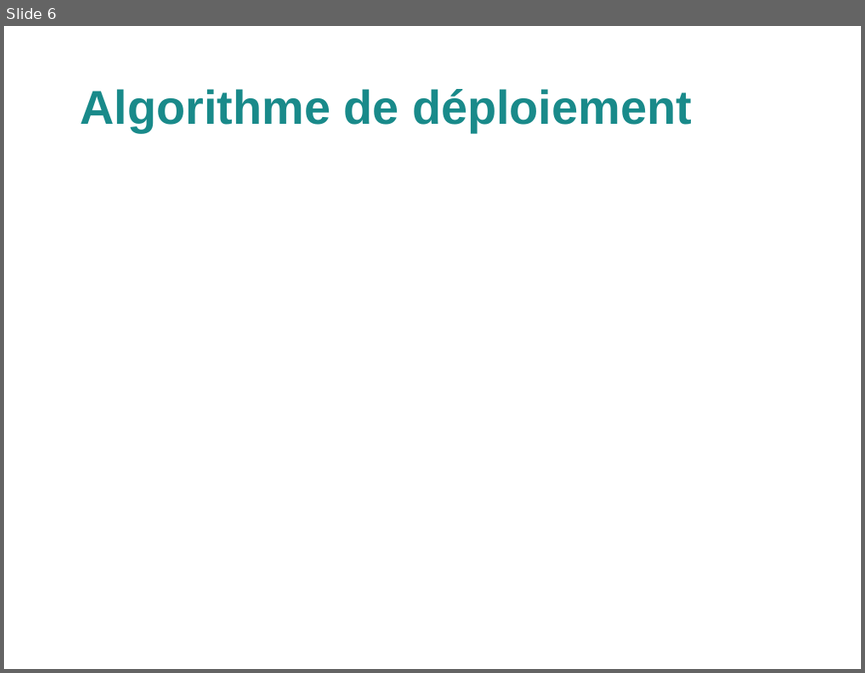
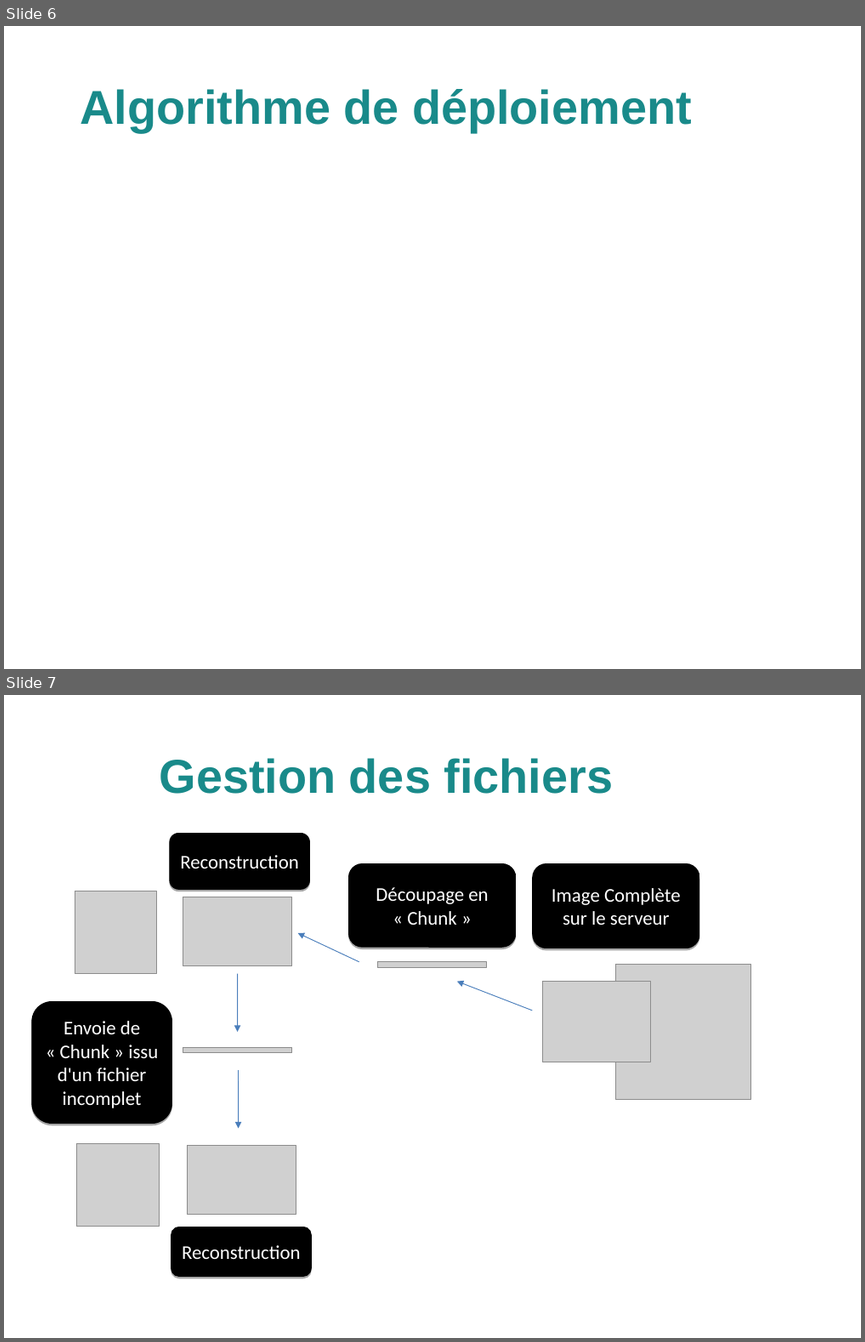
Before and after one commit to 64q/PolyPeer, a slide deck: doc/presentation/polypeer.odp. Shown one above the other, each under a label of ours: slide 6 before the commit, slides 6 and 7 after it. The pictures are 865x673 and 865x1342 pixels, drawn with LibreOffice and Linux fonts; fonts in the diff are those of the drawing; grey boxes stand for pictures; background and template pictures are left out. Boxes give left, top, right and bottom in pixels: in the first picture for what was removed or moved away, otherwise in the second. Text is boxed around its words. In the diff, an @@ line names an element or a change of style, - is before the commit and + after.

```diff
--- a/doc/presentation/polypeer.odp
+++ b/doc/presentation/polypeer.odp
@@ slide 7 added at <box>4,695,861,1338</box>, background picture (left out) @@
@@ title added at <box>160,758,613,794</box>, 44 pt, text #198A8A, bold @@
+Gestion des fichiers
@@ freeform shape added at <box>170,833,310,890</box>, fill #000000, 18 pt, text #FFFFFF @@
+Reconstruction
@@ freeform shape added at <box>348,863,517,947</box>, fill #000000, 18 pt, text #FFFFFF @@
+Découpage en « Chunk »
@@ freeform shape added at <box>532,863,700,949</box>, fill #000000, 18 pt, text #FFFFFF @@
+Image Complète sur le serveur
@@ picture added at <box>75,891,157,973</box> @@
@@ picture added at <box>183,897,292,966</box> @@
@@ arrow added from (359, 962) to (298, 933), #4A7EBB 0.74 pt @@
@@ arrow added from (237, 973) to (237, 1032), #4A7EBB 0.74 pt @@
@@ picture added at <box>378,962,487,967</box> @@
@@ picture added at <box>616,964,750,1099</box> @@
@@ arrow added from (533, 1010) to (457, 981), #4A7EBB 0.74 pt @@
@@ picture added at <box>543,981,651,1062</box> @@
@@ freeform shape added at <box>31,1001,172,1123</box>, fill #000000, 18 pt, text #FFFFFF @@
+Envoie de « Chunk » issu d'un fichier incomplet
@@ picture added at <box>183,1047,292,1053</box> @@
@@ arrow added from (238, 1070) to (238, 1128), #4A7EBB 0.74 pt @@
@@ picture added at <box>76,1144,159,1226</box> @@
@@ picture added at <box>188,1145,296,1214</box> @@
@@ freeform shape added at <box>171,1226,312,1276</box>, fill #000000, 18 pt, text #FFFFFF @@
+Reconstruction
```
Also in this commit, not shown: 15 slides changed, 1 slide removed.
